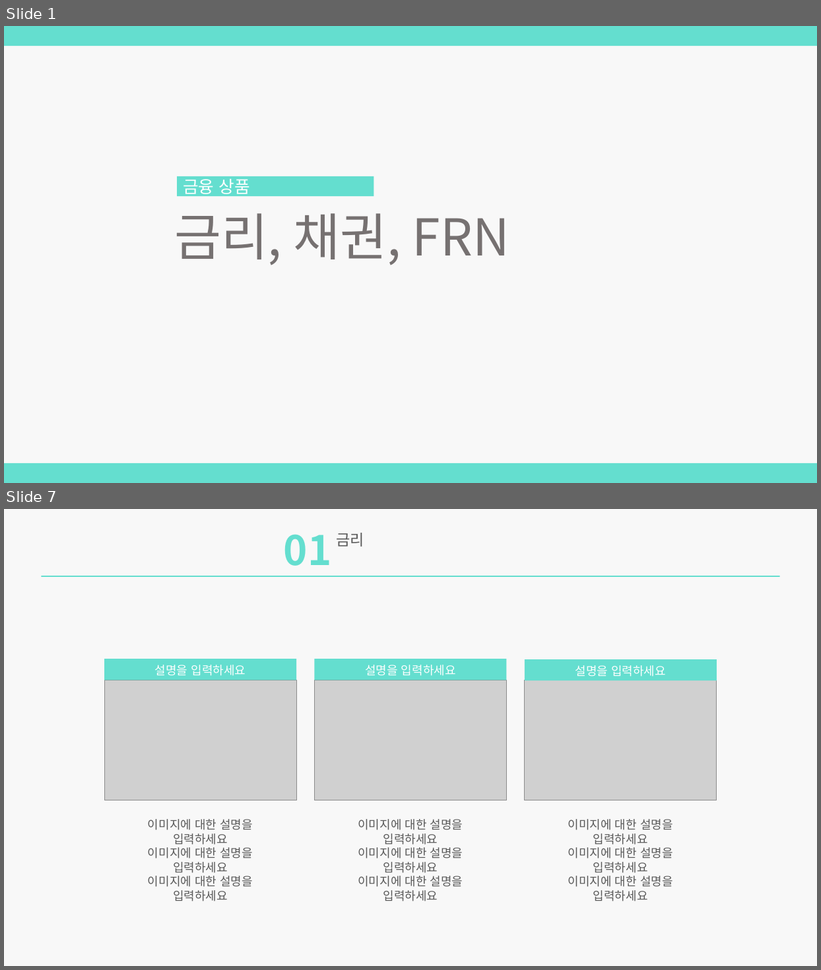
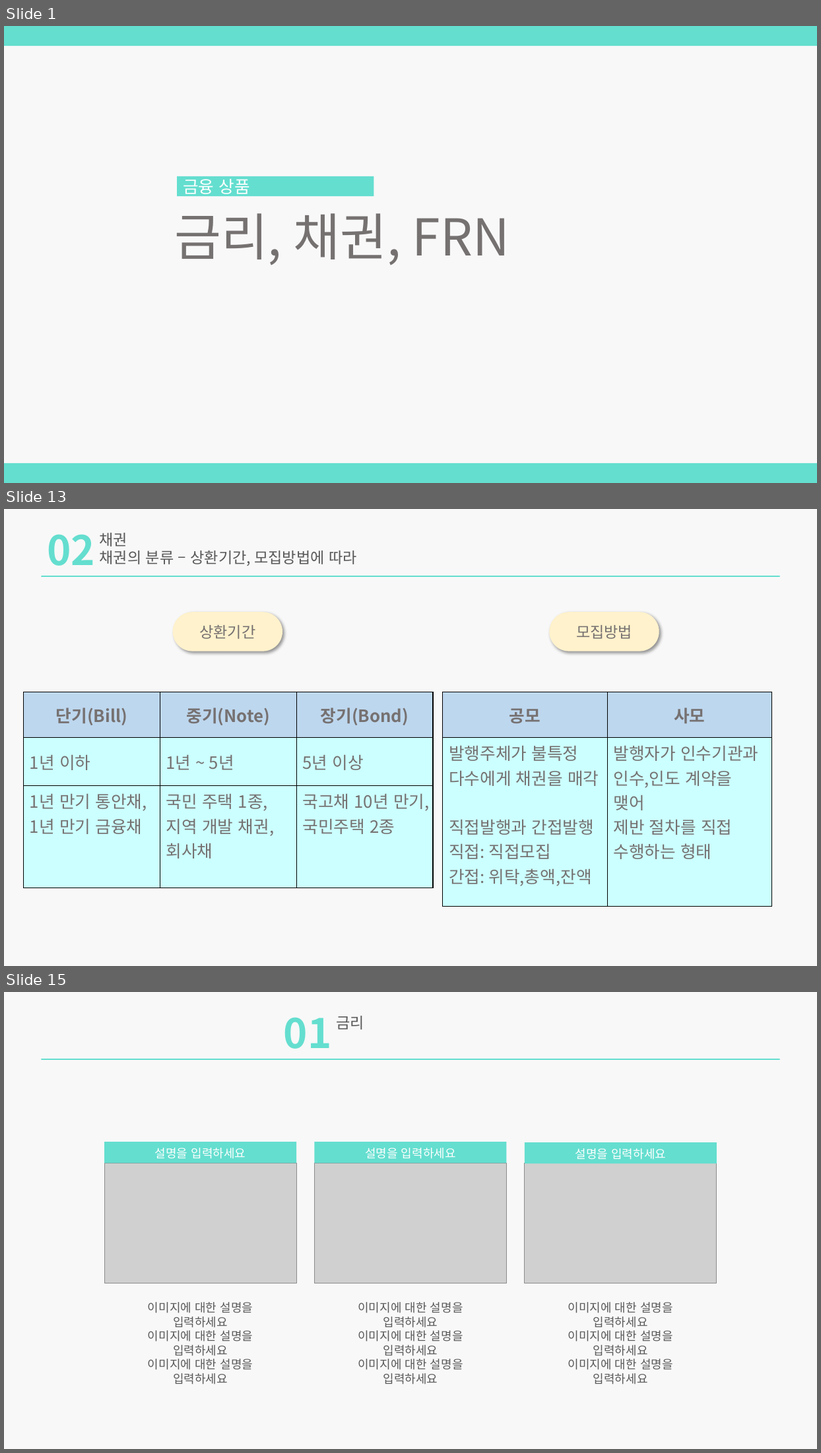
Before and after one commit to zndrke/Financial-Product, a slide deck: 금리채권/금리,채권,FRN.pptx. Shown one above the other, each under a label of ours: slides 1 and 7 before the commit, slides 1, 13 and 15 after it; the slides between them are not shown. The pictures are 821x970 and 821x1453 pixels, drawn with LibreOffice and Linux fonts; fonts in the diff are those of the drawing; grey boxes stand for pictures. Boxes give left, top, right and bottom in pixels: in the first picture for what was removed or moved away, otherwise in the second. Text is boxed around its words. In the diff, an @@ line names an element or a change of style, - is before the commit and + after.

```diff
--- a/금리채권/금리,채권,FRN.pptx
+++ b/금리채권/금리,채권,FRN.pptx
@@ slide 13 added at [4, 509, 817, 966], background #F2F2F2 at 50% opacity @@
@@ text added at [47, 534, 95, 566], 48 pt, text #64DECF, bold @@
+02
@@ text added at [100, 533, 357, 566], 18 pt, text #595959 @@
+채권
+채권의 분류 – 상환기간, 모집방법에 따라
@@ rectangle added at [41, 576, 780, 577], fill #64DECF @@
@@ rounded rectangle added at [173, 612, 283, 651], fill #FFF2CC, 18 pt, text #767171 @@
+상환기간
@@ rounded rectangle added at [549, 612, 659, 651], fill #FFF2CC, 18 pt, text #767171 @@
+모집방법
@@ table added at [24, 692, 434, 889], 3 rows, 3 columns @@
+단기(Bill) | 중기(Note) | 장기(Bond)
+1년 이하 | 1년 ~ 5년 | 5년 이상
+1년 만기 통안채, / 1년 만기 금융채 | 국민 주택 1종, / 지역 개발 채권, / 회사채 | 국고채 10년 만기, / 국민주택 2종
@@ table added at [443, 692, 773, 889], 2 rows, 2 columns @@
+공모 | 사모
+발행주체가 불특정 / 다수에게 채권을 매각 / 직접발행과 간접발행 / 직접: 직접모집 / 간접: 위탁,총액,잔액 | 발행자가 인수기관과 인수,인도 계약을 맺어 / 제반 절차를 직접 / 수행하는 형태
@@ what was slide 7 is now slide 15 @@
```
Also in this commit, not shown: 5 slides changed, 7 other slides added, 2 other files.
